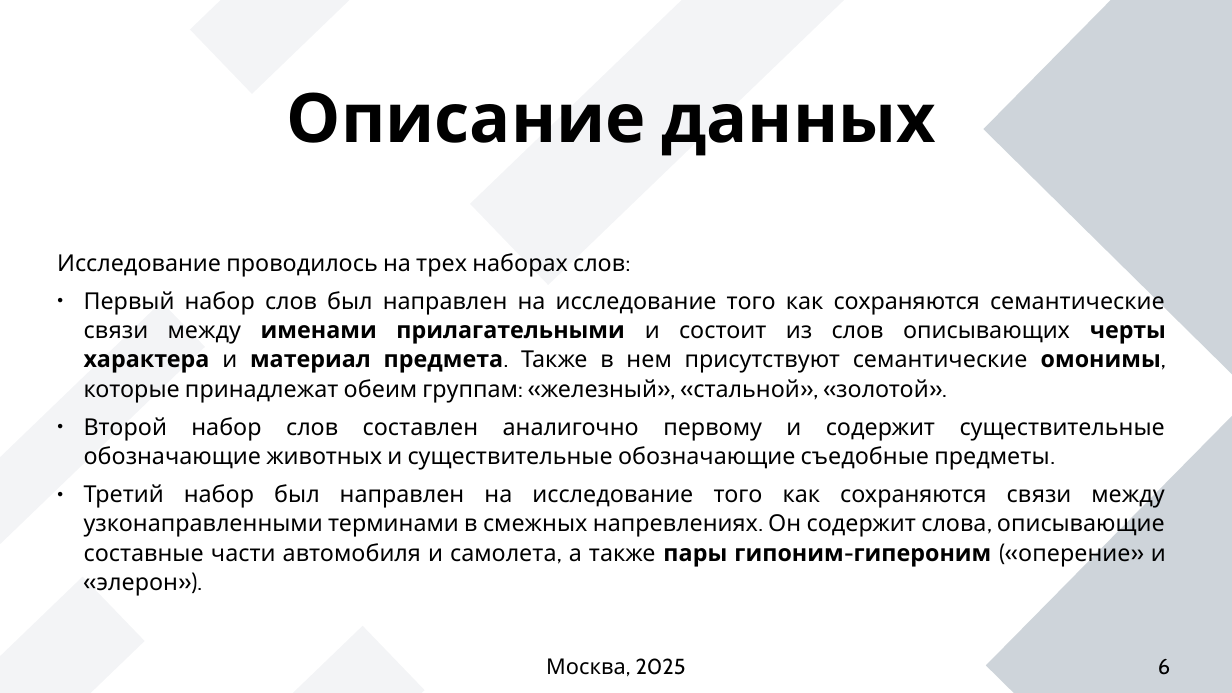
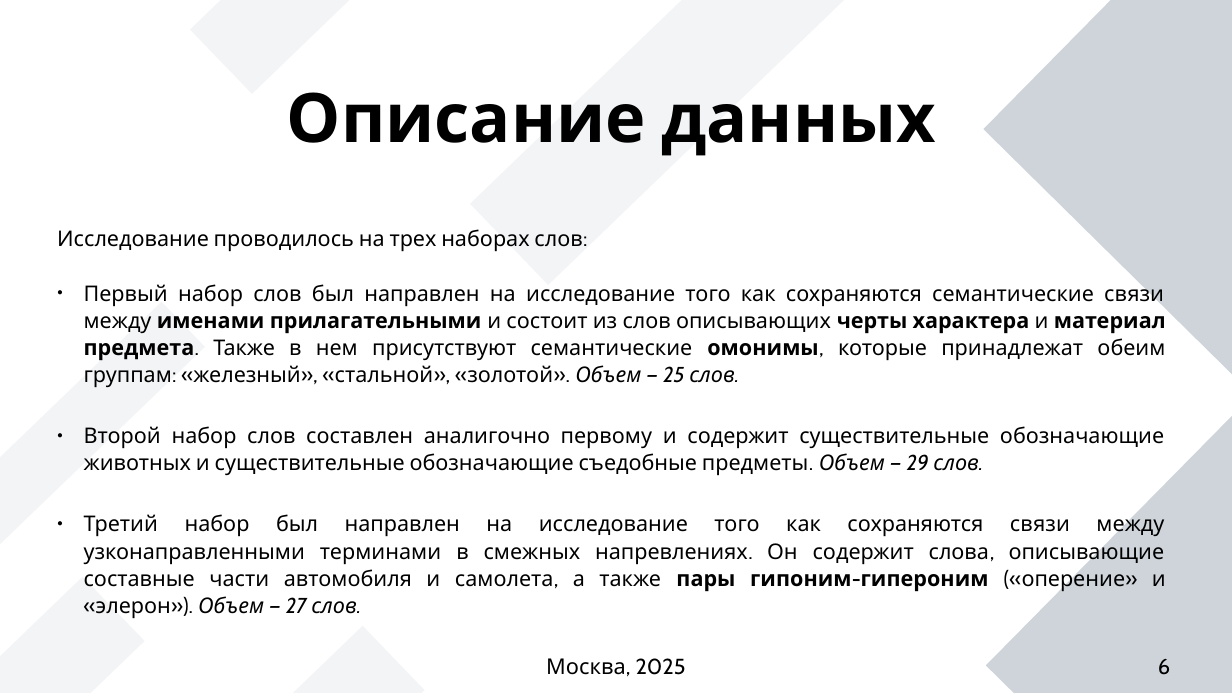
Before and after one commit to succSeeded/MSc, a slide deck: slide 6 of NLP/HW3/presentation_kirdin.odp. Drawn at 1232x693 pixels with LibreOffice and Linux fonts; fonts in the diff are those of the drawing. Boxes give left, top, right and bottom in pixels: in the first picture for what was removed or moved away, otherwise in the second. Text is boxed around its words. In the diff, an @@ line names an element or a change of style, - is before the commit and + after.

```diff
--- a/NLP/HW3/presentation_kirdin.odp
+++ b/NLP/HW3/presentation_kirdin.odp
@@ text at (57,229,582,252): size 15 to 13.9 pt in "Исследование проводилось на трех наборах слов:" @@
@@ text at (84,280,1166,619): text changed; size 15 to 13.9 pt @@
-● Первый набор слов был направлен на исследование того как сохраняются семантические связи между именами прилагательными и состоит из слов описывающих черты характера и материал предмета. Также в нем присутствуют семантические омонимы, которые принадлежат обеим группам: «железный», «стальной», «золотой».
-● Второй набор слов составлен аналигочно первому и содержит существительные обозначающие животных и существительные обозначающие съедобные предметы.
-● Третий набор был направлен на исследование того как сохраняются связи между узконаправленными терминами в смежных напревлениях. Он содержит слова, описывающие составные части автомобиля и самолета, а также пары гипоним-гипероним («оперение» и «элерон»).
+● Первый набор слов был направлен на исследование того как сохраняются семантические связи между именами прилагательными и состоит из слов описывающих черты характера и материал предмета. Также в нем присутствуют семантические омонимы, которые принадлежат обеим группам: «железный», «стальной», «золотой». Объем — 25 слов.
+● Второй набор слов составлен аналигочно первому и содержит существительные обозначающие животных и существительные обозначающие съедобные предметы. Объем — 29 слов.
+● Третий набор был направлен на исследование того как сохраняются связи между узконаправленными терминами в смежных напревлениях. Он содержит слова, описывающие составные части автомобиля и самолета, а также пары гипоним-гипероним («оперение» и «элерон»). Объем — 27 слов.
```
Also in this commit, not shown: 9 other slides changed, 38 other files.
